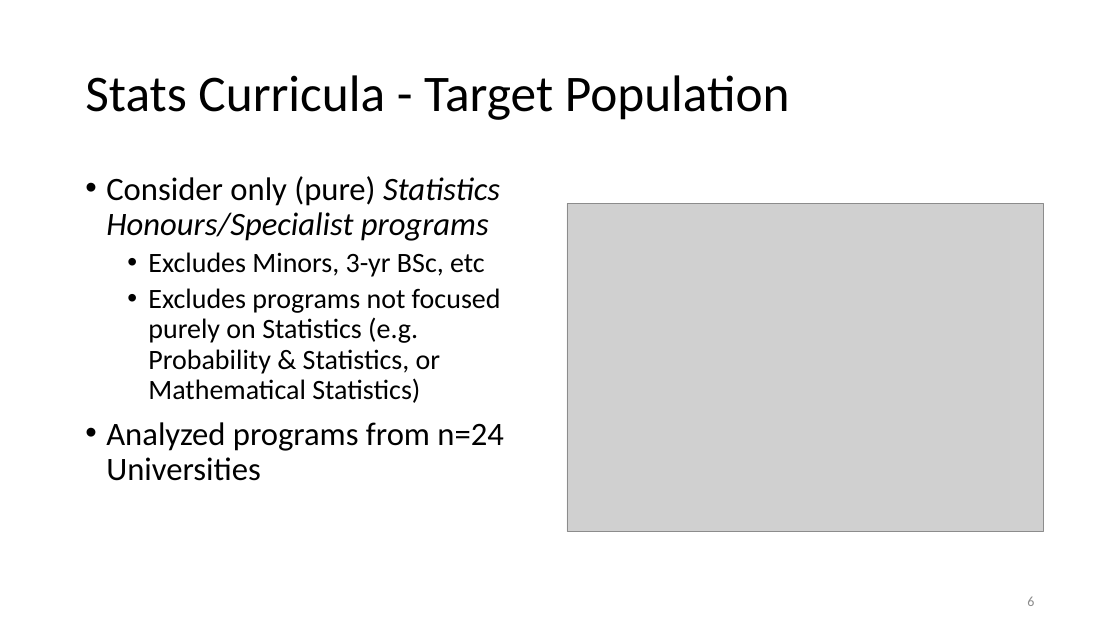
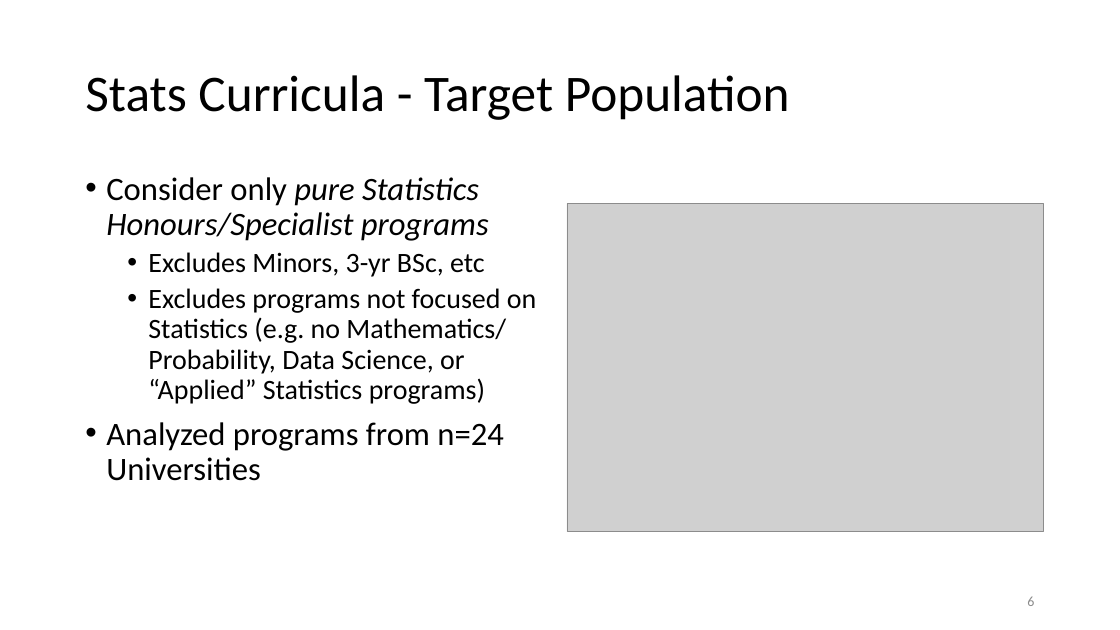
Before and after one commit to damouras/SoSC, a slide deck: slide 6 of Status fo Statistics Curricula.pptx. Drawn at 1120x630 pixels with LibreOffice and Linux fonts; fonts in the diff are those of the drawing; grey boxes stand for pictures. Boxes give left, top, right and bottom in pixels: in the first picture for what was removed or moved away, otherwise in the second. Text is boxed around its words. In the diff, an @@ line names an element or a change of style, - is before the commit and + after.

```diff
--- a/Status fo Statistics Curricula.pptx
+++ b/Status fo Statistics Curricula.pptx
@@ text at (x1=106, y1=177, x2=489, y2=241): text changed @@
-• Consider only (pure) Statistics Honours/Specialist programs
+• Consider only pure Statistics Honours/Specialist programs
@@ text at (x1=148, y1=288, x2=536, y2=404): text changed @@
-  • Excludes programs not focused purely on Statistics (e.g. Probability & Statistics, or Mathematical Statistics)
+  • Excludes programs not focused on Statistics (e.g. no Mathematics/ Probability, Data Science, or “Applied” Statistics programs)
```
Also in this commit, not shown: 4 other slides changed, 2 other files.
